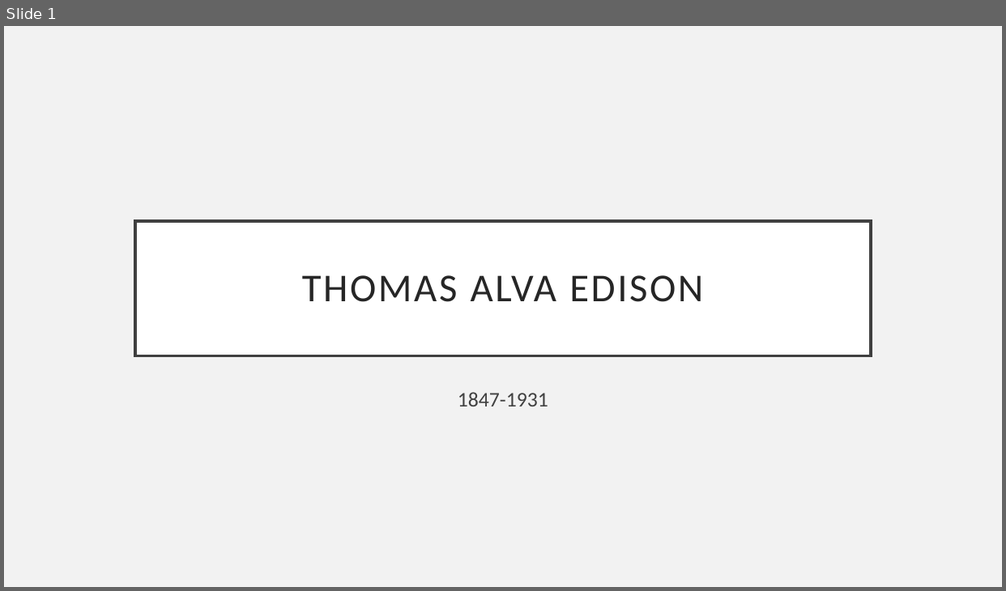
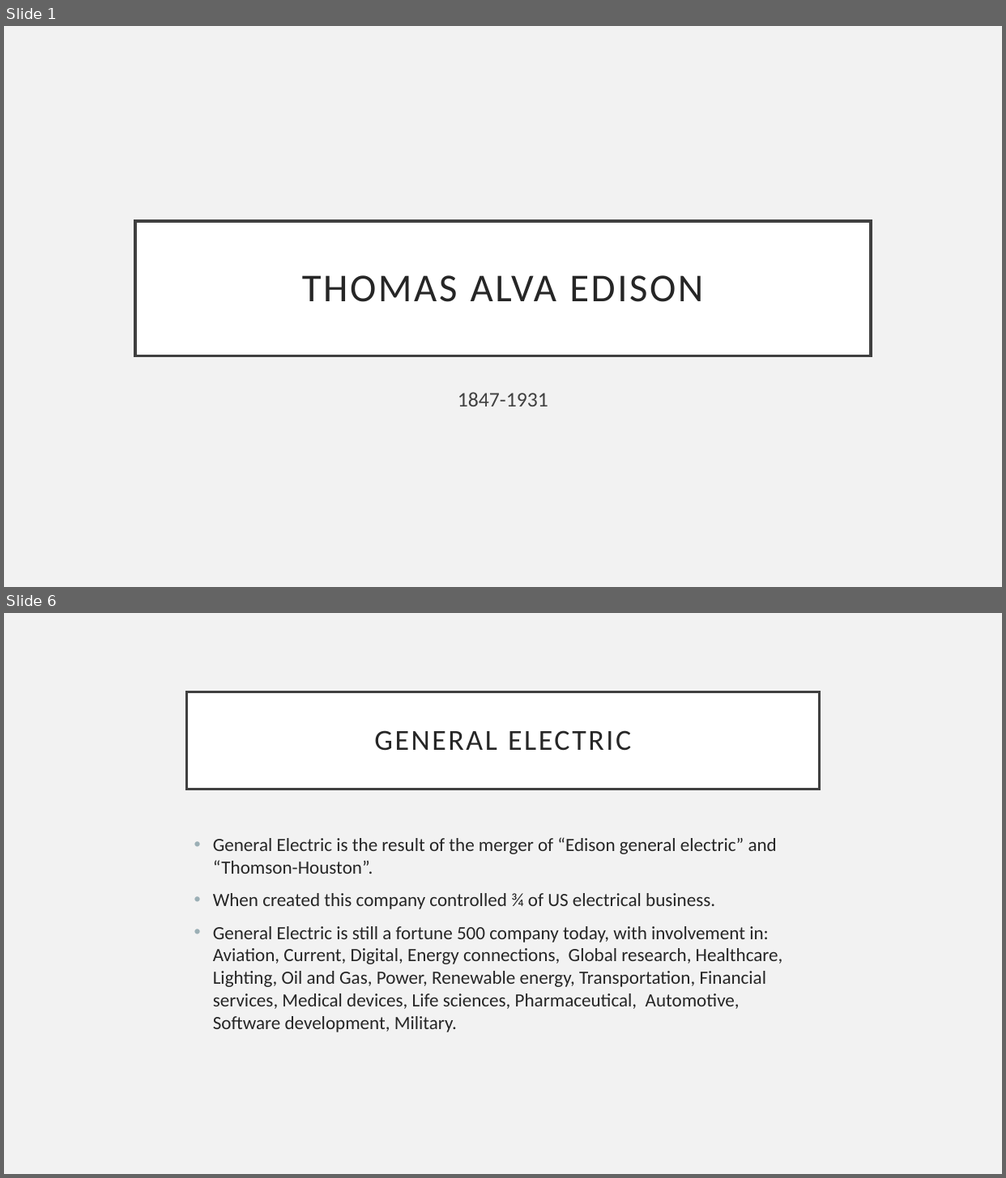
Before and after one commit to joerv/n, a slide deck: Praxis/Thomasedison.pptx. Shown one above the other, each under a label of ours: slide 1 before the commit, slides 1 and 6 after it; the slides between them are not shown. The pictures are 1006x591 and 1006x1178 pixels, drawn with LibreOffice and Linux fonts; fonts in the diff are those of the drawing. Boxes give left, top, right and bottom in pixels: in the first picture for what was removed or moved away, otherwise in the second. Text is boxed around its words. In the diff, an @@ line names an element or a change of style, - is before the commit and + after.

```diff
--- a/Praxis/Thomasedison.pptx
+++ b/Praxis/Thomasedison.pptx
@@ slide 6 added at [4,613,1002,1174], background #F2F2F2 @@
@@ title added at [187,692,819,789], fill #FFFFFF, outline #404040 2.5 pt, 28 pt, text #262626 @@
+GENERAL ELECTRIC
@@ text added at [213,837,783,1033], 18 pt, text #262626 @@
+• General Electric is the result of the merger of “Edison general electric” and “Thomson-Houston”.
+• When created this company controlled ¾ of US electrical business.
+• General Electric is still a fortune 500 company today, with involvement in: Aviation, Current, Digital, Energy connections, Global research, Healthcare, Lighting, Oil and Gas, Power, Renewable energy, Transportation, Financial services, Medical devices, Life sciences, Pharmaceutical, Automotive, Software development, Military.
```
Also in this commit, not shown: 5 other slides added, 1 other file.
